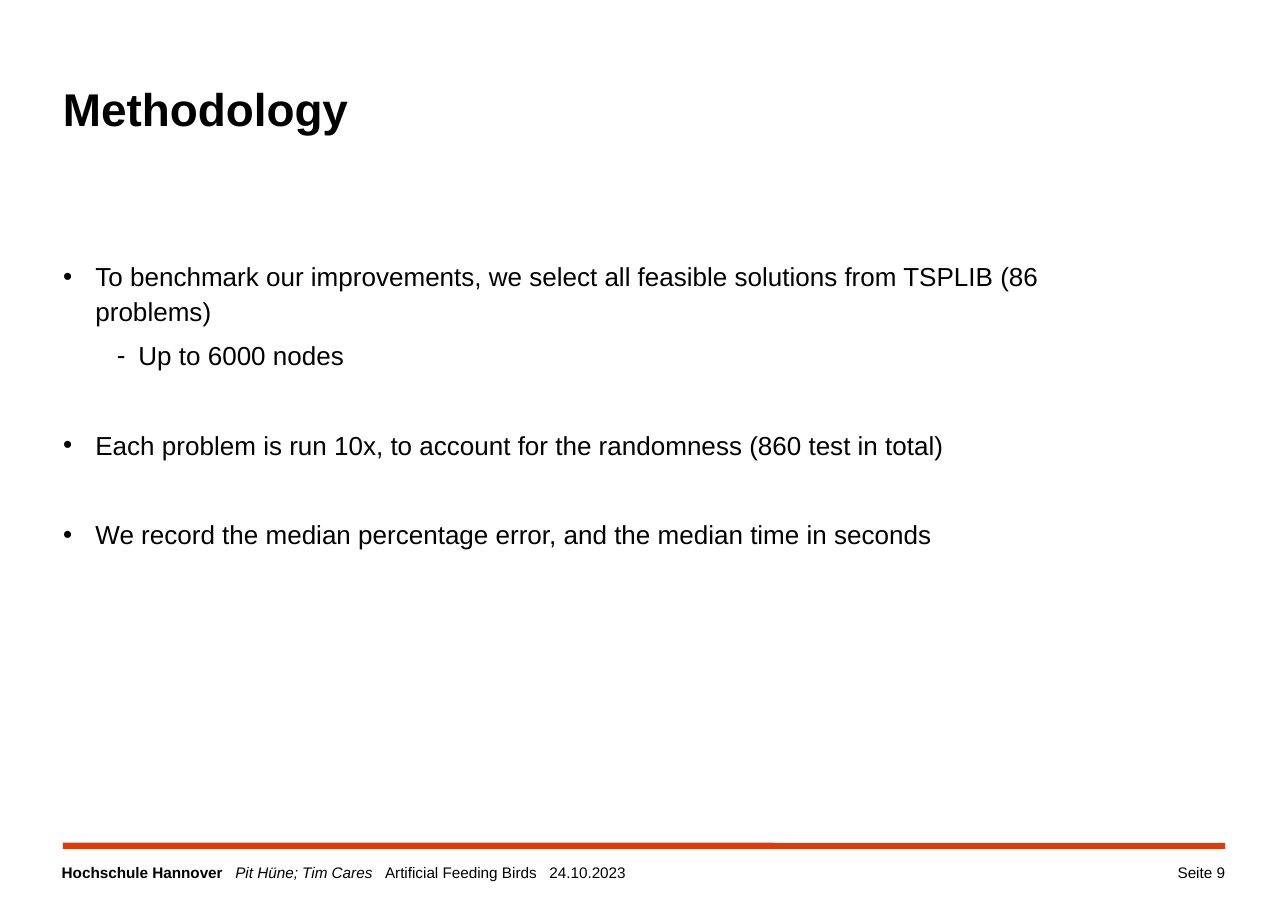
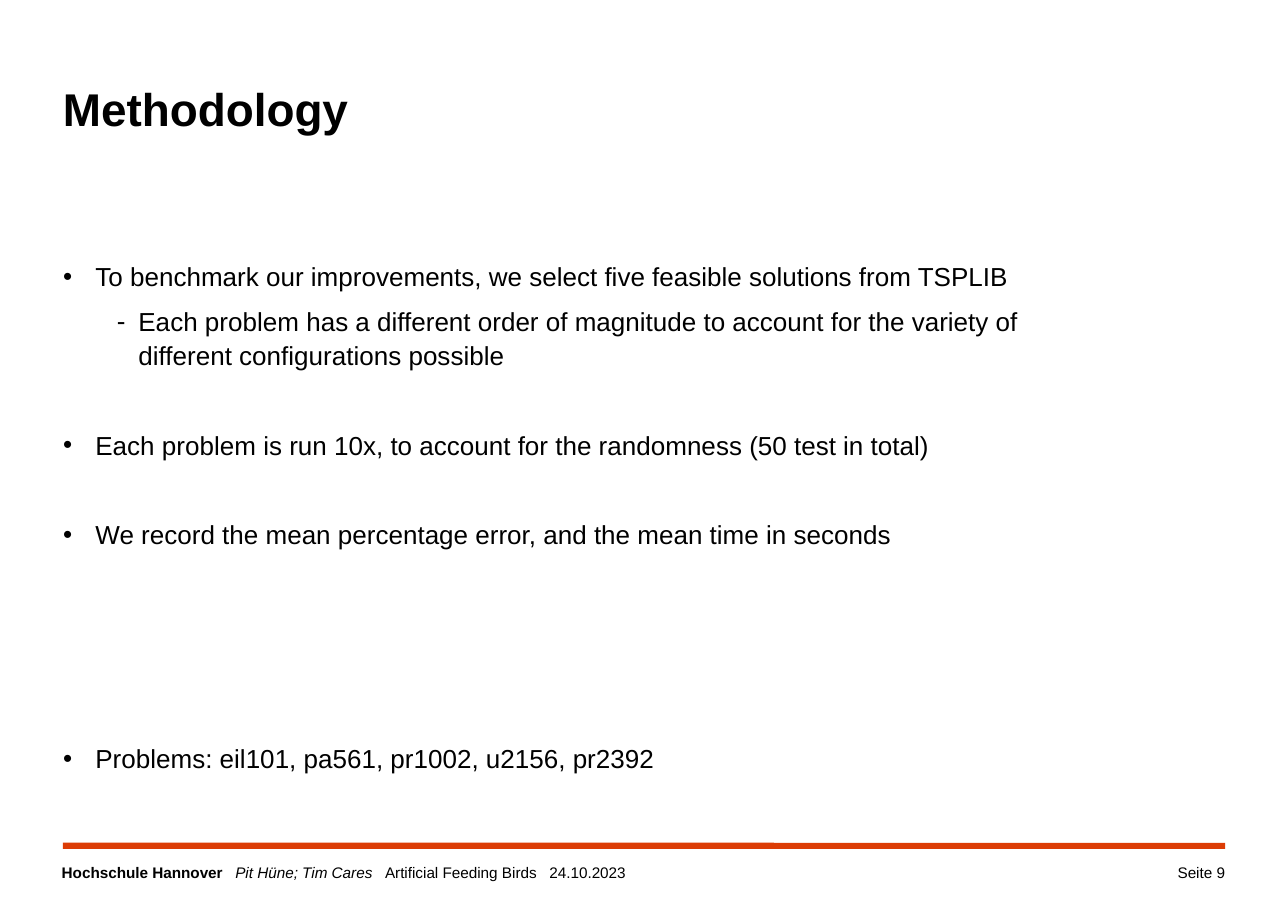
Before and after one commit to TimCares/AFB-Metaheuristic, a slide deck: slide 9 of doc/algorithm_improvements.pptx. Drawn at 1288x911 pixels with LibreOffice and Linux fonts; fonts in the diff are those of the drawing; background and template pictures are left out. Boxes give left, top, right and bottom in pixels: in the first picture for what was removed or moved away, otherwise in the second. Text is boxed around its words. In the diff, an @@ line names an element or a change of style, - is before the commit and + after.

Commit message:
Final presentation

```diff
--- a/doc/algorithm_improvements.pptx
+++ b/doc/algorithm_improvements.pptx
@@ text at (95, 267, 1018, 774): text changed @@
-  • To benchmark our improvements, we select all feasible solutions from TSPLIB (86 problems)
-    – Up to 6000 nodes
-  • Each problem is run 10x, to account for the randomness (860 test in total)
-  • We record the median percentage error, and the median time in seconds
+  • To benchmark our improvements, we select five feasible solutions from TSPLIB
+    – Each problem has a different order of magnitude to account for the variety of different configurations possible
+  • Each problem is run 10x, to account for the randomness (50 test in total)
+  • We record the mean percentage error, and the mean time in seconds
+  • Problems: eil101, pa561, pr1002, u2156, pr2392
```
Also in this commit, not shown: 15 other slides changed, 4 slides added, 15 other files.
